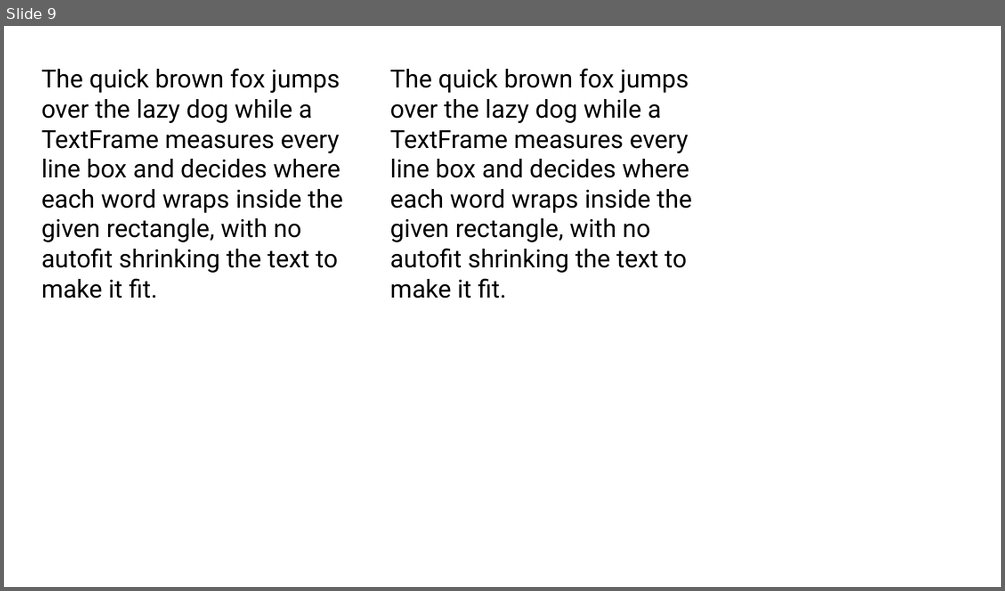
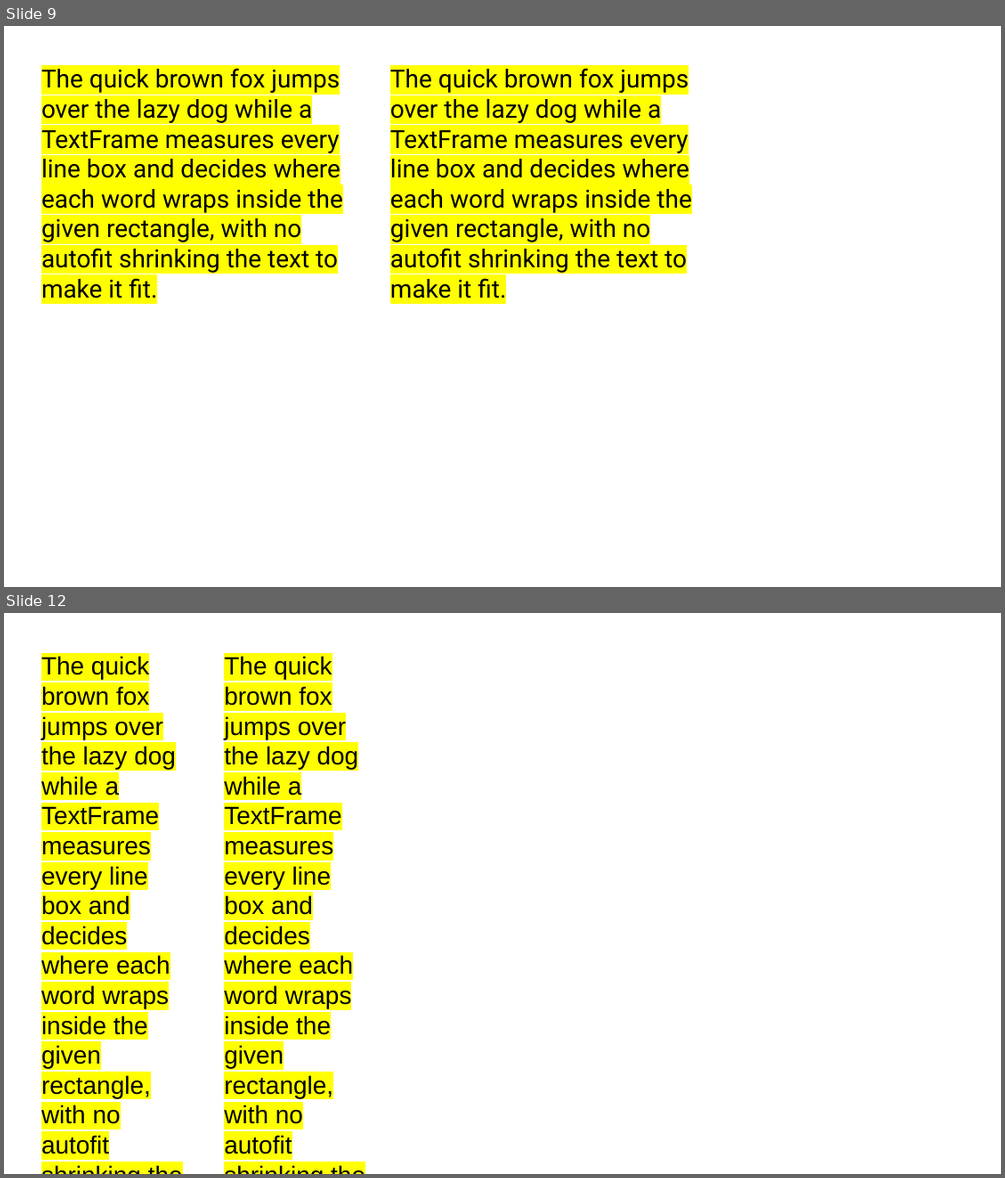
Before and after one commit to sedrew/vyaz, a slide deck: scripts/office-metrics/textframe-fit.pptx. Shown one above the other, each under a label of ours: slide 9 before the commit, slides 9 and 12 after it; the slides between them are not shown. The pictures are 1005x591 and 1005x1178 pixels, drawn with LibreOffice and Linux fonts; fonts in the diff are those of the drawing. Boxes give left, top, right and bottom in pixels: in the first picture for what was removed or moved away, otherwise in the second. Text is boxed around its words. In the diff, an @@ line names an element or a change of style, - is before the commit and + after.

```diff
--- a/scripts/office-metrics/textframe-fit.pptx
+++ b/scripts/office-metrics/textframe-fit.pptx
@@ slide 12 added at bbox=[4, 613, 1001, 1174], background #FFFFFF @@
@@ text added at bbox=[41, 656, 176, 1154], 24 pt, text #000000 @@
+The quick brown fox jumps over the lazy dog while a TextFrame measures every line box and decides where each word wraps inside the given rectangle, with no autofit shrinking the text to make it fit.
@@ text added at bbox=[224, 656, 359, 1154], 24 pt, text #000000 @@
+The quick brown fox jumps over the lazy dog while a TextFrame measures every line box and decides where each word wraps inside the given rectangle, with no autofit shrinking the text to make it fit.
@@ slide 9 changed as well @@
@@ text "The quick brown fox jumps ..." at bbox=[41, 68, 342, 298]: highlight none to #FFFF00 @@
@@ text "The quick brown fox jumps ..." at bbox=[390, 68, 691, 298]: highlight none to #FFFF00 @@
```
Also in this commit, not shown: 8 other slides changed, 8 other slides added, 11 other files.
